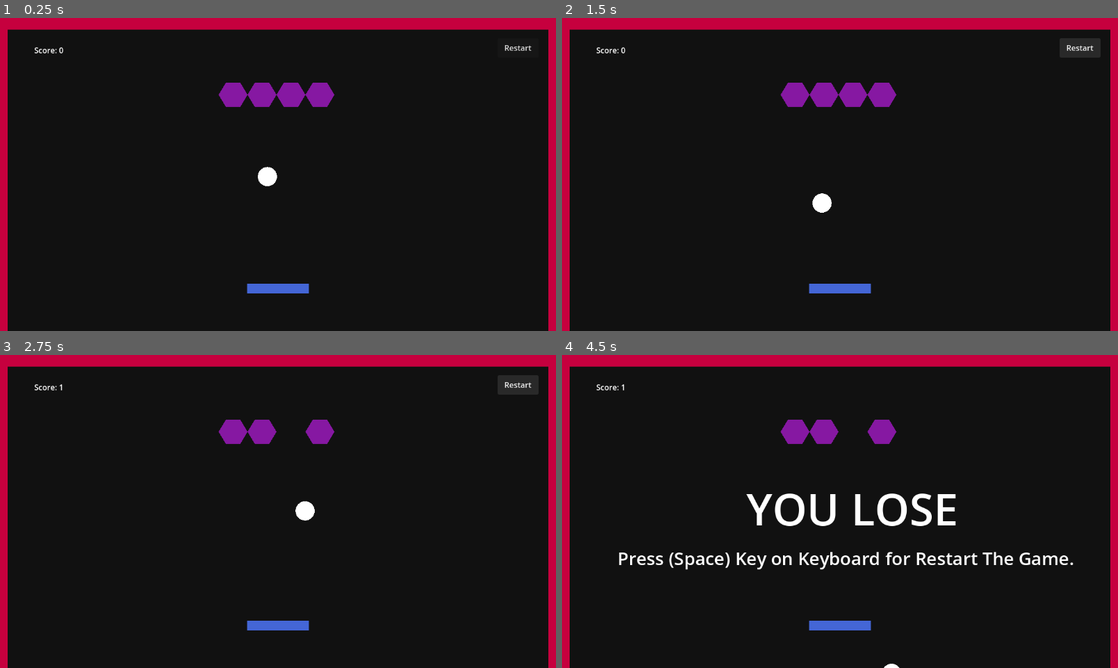
Above: before the commit, frames 1-4 (two rows, left to right).
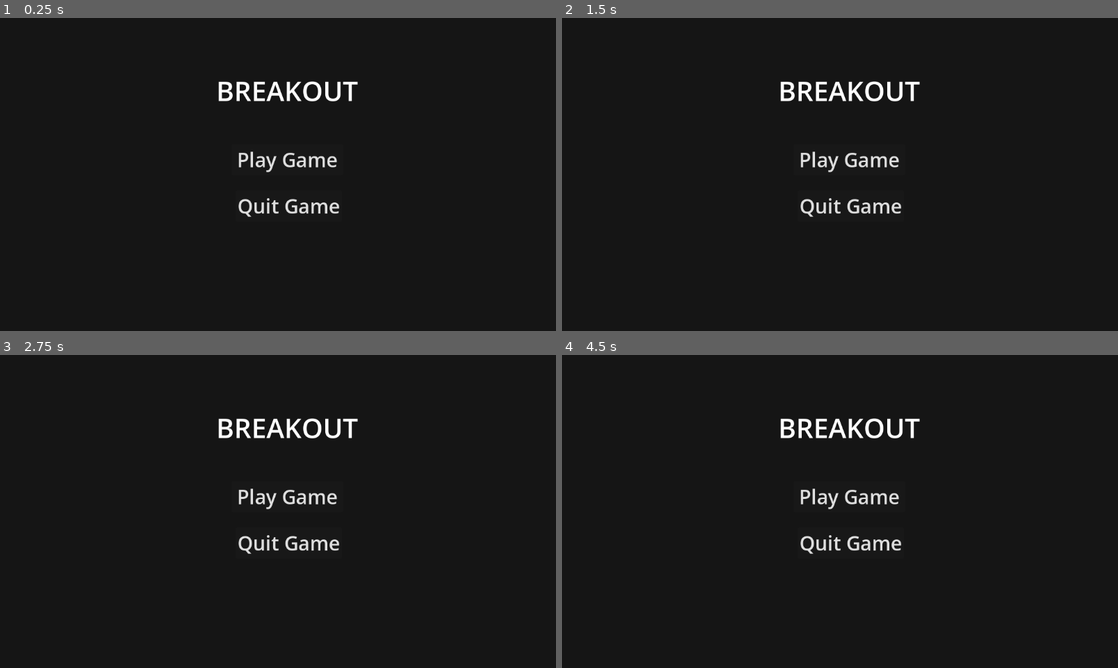
Above: after the commit, the same moments.

Repository: raykkun/Ball-Destroyer-With-Godot
Game: Godot game, scene res://Scene/main_menu.tscn
Same seed, same stepped clock (60 frames per second), same inputs: the game is played once before the commit and once after it. Before the commit the project starts from res://Scene/root.tscn.
Inputs (mouse positions are in pixels of both pictures, inside the frame that each line leads up to):
- Up to frame 1 (0.25 s): no input
- Up to frame 2 (1.5 s): click (1079, 49) at 0.5 s, where only the run before the commit has a clickable "Restart"; click (1079, 49) at 1.25 s, where only the run before the commit has a clickable "Restart"
- Up to frame 3 (2.75 s): click (517, 386) at 2 s, where only the run before the commit has a clickable "Restart"
- Up to frame 4 (4.5 s): click (851, 495) at 2.75 s, where only the run after the commit has a clickable "Play Game"; click (1034, 376) at 3.5 s, where only the run after the commit has a clickable "Restart"; click (1084, 376) at 4.25 s, where only the run after the commit has a clickable "Menu"

The runs differ from the first frame. In frame 1, 9.3% of the frame differs, in the area x 0-100%, y 0-100%; in frame 2, 9.3%; in frame 3, 9.2%; in frame 4, 12%.

Commit message:
updates menu and music

Diff:
--- /dev/null
+++ b/Scene/main_menu.tscn
@@ -0,0 +1,47 @@
+[gd_scene load_steps=3 format=3 uid="uid://bltiuilcppgr7"]
+
+[ext_resource type="Script" uid="uid://guk5i22lgwy3" path="res://Scripts/main_menu.gd" id="1_ftydy"]
+[ext_resource type="AudioStream" uid="uid://bo5akcpwab38" path="res://Assets/fight.ogg" id="2_87ipw"]
+
+[node name="MainMenu" type="Node2D"]
+script = ExtResource("1_ftydy")
+
+[node name="Background" type="ColorRect" parent="."]
+offset_left = -14.0
+offset_top = -5.0
+offset_right = 1171.0
+offset_bottom = 661.0
+size_flags_horizontal = 0
+color = Color(0.083392, 0.083392, 0.08339202, 1)
+
+[node name="Breakout" type="Label" parent="."]
+offset_left = 448.0
+offset_top = 112.0
+offset_right = 742.0
+offset_bottom = 189.0
+theme_override_font_sizes/font_size = 56
+text = "BREAKOUT"
+
+[node name="PlayGame" type="Button" parent="."]
+offset_left = 480.0
+offset_top = 261.0
+offset_right = 711.0
+offset_bottom = 326.0
+theme_override_font_sizes/font_size = 41
+text = "Play Game"
+
+[node name="QuitGame" type="Button" parent="."]
+offset_left = 488.0
+offset_top = 357.0
+offset_right = 709.0
+offset_bottom = 422.0
+theme_override_font_sizes/font_size = 41
+text = "Quit Game"
+
+[node name="AudioStreamPlayer" type="AudioStreamPlayer" parent="."]
+physics_interpolation_mode = 1
+stream = ExtResource("2_87ipw")
+autoplay = true
+
+[connection signal="pressed" from="PlayGame" to="." method="_on_play_game_pressed"]
+[connection signal="pressed" from="QuitGame" to="." method="_on_quit_game_pressed"]
--- a/Scene/paddle.tscn
+++ b/Scene/paddle.tscn
@@ -1,6 +1,6 @@
 [gd_scene load_steps=3 format=3 uid="uid://baurdf1qwqyuk"]
 
-[ext_resource type="Script" uid="uid://gwkxiuq3n4qh" path="res://Scene/paddle.gd" id="1_n7m4e"]
+[ext_resource type="Script" uid="uid://gwkxiuq3n4qh" path="res://Scripts/paddle.gd" id="1_n7m4e"]
 
 [sub_resource type="RectangleShape2D" id="RectangleShape2D_upbix"]
 size = Vector2(128, 20)
--- a/Scene/root.tscn
+++ b/Scene/root.tscn
@@ -1,9 +1,10 @@
-[gd_scene load_steps=5 format=3 uid="uid://d05pl6wgir5h"]
+[gd_scene load_steps=6 format=3 uid="uid://d05pl6wgir5h"]
 
 [ext_resource type="PackedScene" uid="uid://baurdf1qwqyuk" path="res://Scene/paddle.tscn" id="1_0f46p"]
 [ext_resource type="Script" uid="uid://cytko0dyp3dtb" path="res://Scripts/root.gd" id="1_fpdt3"]
 [ext_resource type="PackedScene" uid="uid://dwotovyk2ru7t" path="res://Scene/ball.tscn" id="2_eglco"]
 [ext_resource type="PackedScene" uid="uid://do5o8tflpvfbr" path="res://Scene/brick.tscn" id="3_2m03i"]
+[ext_resource type="AudioStream" uid="uid://iq05nd7cr07c" path="res://Assets/fight_looped.ogg" id="5_07nhf"]
 
 [node name="Root" type="Node2D"]
 script = ExtResource("1_fpdt3")
@@ -44,6 +45,32 @@
 
 [node name="Brick4" parent="Bricks" instance=ExtResource("3_2m03i")]
 position = Vector2(663, 159)
+
+[node name="Bricks2" type="Node" parent="."]
+
+[node name="Brick" parent="Bricks2" instance=ExtResource("3_2m03i")]
+position = Vector2(364, 106)
+
+[node name="Brick2" parent="Bricks2" instance=ExtResource("3_2m03i")]
+position = Vector2(424, 106)
+
+[node name="Brick3" parent="Bricks2" instance=ExtResource("3_2m03i")]
+position = Vector2(484, 106)
+
+[node name="Brick4" parent="Bricks2" instance=ExtResource("3_2m03i")]
+position = Vector2(544, 106)
+
+[node name="Brick5" parent="Bricks2" instance=ExtResource("3_2m03i")]
+position = Vector2(603, 106)
+
+[node name="Brick6" parent="Bricks2" instance=ExtResource("3_2m03i")]
+position = Vector2(662, 105)
+
+[node name="Brick7" parent="Bricks2" instance=ExtResource("3_2m03i")]
+position = Vector2(722, 106)
+
+[node name="Brick8" parent="Bricks2" instance=ExtResource("3_2m03i")]
+position = Vector2(782, 106)
 
 [node name="ScoreLabel" type="Label" parent="."]
 offset_left = 71.0
@@ -91,12 +118,24 @@
 theme_override_font_sizes/font_size = 37
 text = "Press (Space) Key on Keyboard for Restart The Game."
 
-[node name="Button" type="Button" parent="."]
-offset_left = 1031.0
-offset_top = 42.0
-offset_right = 1116.0
-offset_bottom = 82.0
+[node name="Restart" type="Button" parent="."]
+offset_left = 935.0
+offset_top = 27.0
+offset_right = 1020.0
+offset_bottom = 67.0
 text = "Restart"
 
+[node name="Menu" type="Button" parent="."]
+offset_left = 1042.0
+offset_top = 26.0
+offset_right = 1127.0
+offset_bottom = 66.0
+text = "Menu"
+
+[node name="AudioStreamPlayer" type="AudioStreamPlayer" parent="."]
+stream = ExtResource("5_07nhf")
+autoplay = true
+
 [connection signal="ball_exited" from="Ball" to="." method="_on_ball_ball_exited"]
-[connection signal="pressed" from="Button" to="." method="_on_button_pressed"]
+[connection signal="pressed" from="Restart" to="." method="_on_restart_pressed"]
+[connection signal="pressed" from="Menu" to="." method="_on_menu_pressed"]
--- /dev/null
+++ b/Scripts/main_menu.gd
@@ -0,0 +1,9 @@
+extends Node2D
+
+
+func _on_play_game_pressed() -> void:
+	get_tree().change_scene_to_file("res://Scene/root.tscn")
+
+
+func _on_quit_game_pressed() -> void:
+	get_tree().quit()
--- a/Scripts/root.gd
+++ b/Scripts/root.gd
@@ -38,10 +38,14 @@
 	$PressSpace.show()
 	$Ball.set_physics_process(false)
 	$Paddle.set_physics_process(false)
-	$Button.hide()
+	$Restart.hide()
 
 
 
 
-func _on_button_pressed() -> void:
+func _on_restart_pressed() -> void:
 	get_tree().reload_current_scene()
+
+
+func _on_menu_pressed() -> void:
+	get_tree().change_scene_to_file("res://Scene/main_menu.tscn")
--- a/project.godot
+++ b/project.godot
@@ -11,9 +11,9 @@
 [application]
 
 config/name="Ball Destroyer"
-run/main_scene="uid://d05pl6wgir5h"
+run/main_scene="uid://bltiuilcppgr7"
 config/features=PackedStringArray("4.5", "GL Compatibility")
-config/icon="res://icon.svg"
+config/icon="res://Assets/icon.svg"
 
 [display]
 
Not shown, added: Assets/fight.ogg.import
Not shown, added: Assets/fight_looped.ogg.import
Renamed: icon.svg -> Assets/icon.svg
Not shown, changed: Assets/icon.svg.import
Not shown, added: Scripts/main_menu.gd.uid
Renamed: Scene/paddle.gd -> Scripts/paddle.gd
Renamed: Scene/paddle.gd.uid -> Scripts/paddle.gd.uid
Not shown, added: Assets/fight.ogg
Not shown, added: Assets/fight_looped.ogg
